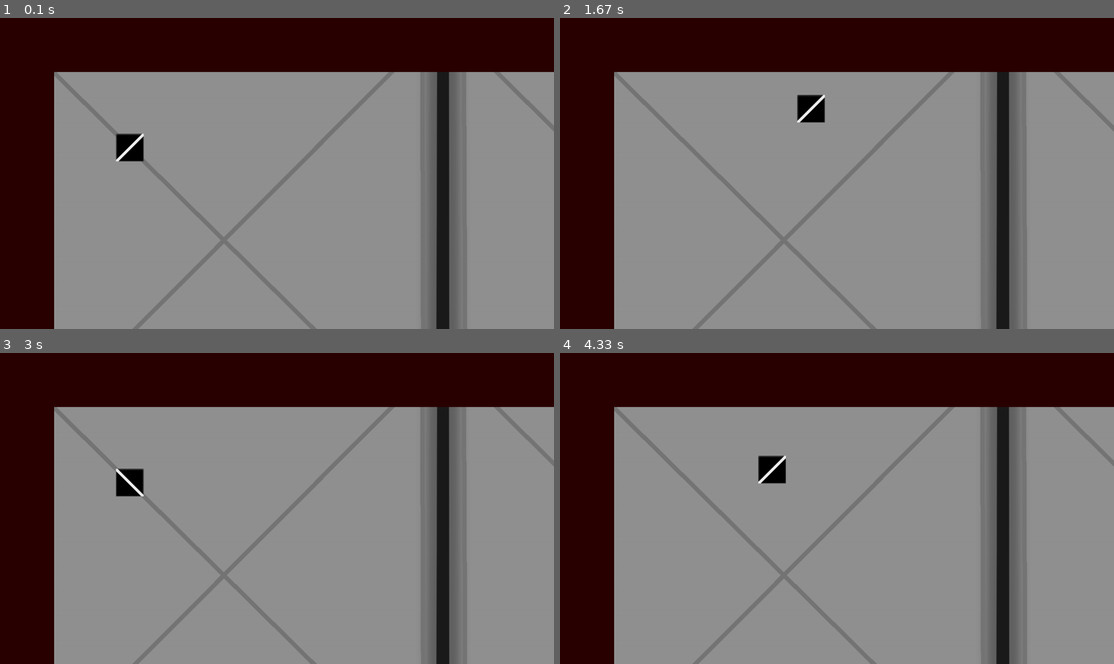
Above: before the commit, frames 1-4 (two rows, left to right).
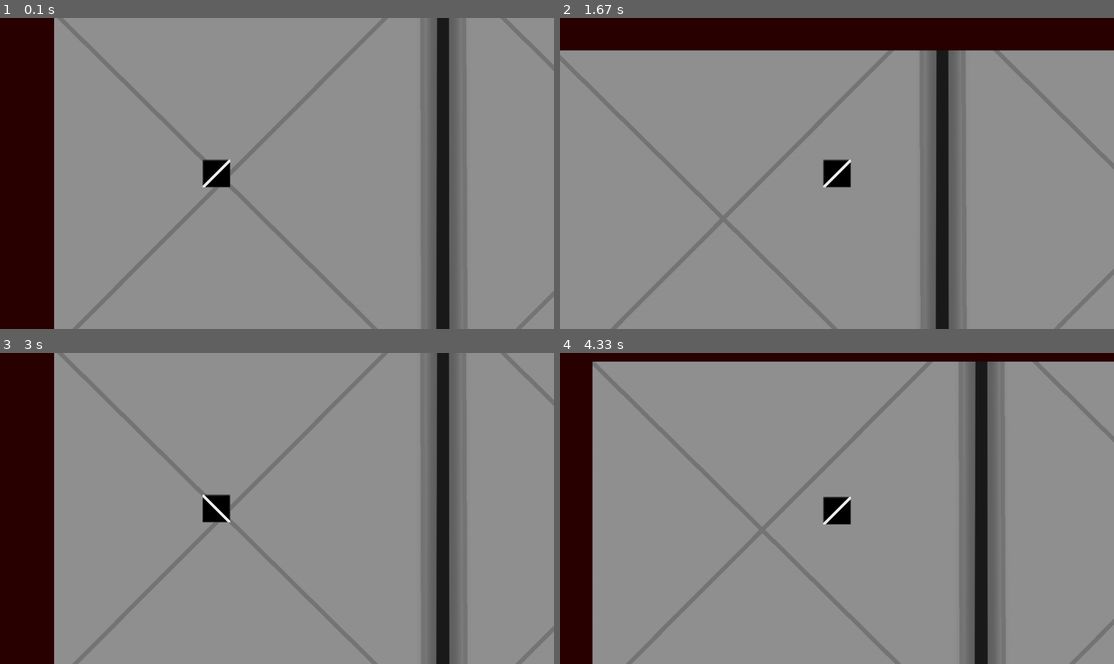
Above: after the commit, the same moments.

Repository: Brain4ess/VampyGame
Game: pygame game, started from main.py
Two runs of this game, one before a commit and one after it. Both use one fixed random seed, a clock stepped at 60 frames per second and the inputs below.
Inputs:
- Up to frame 1 (0.1 s): no input
- Up to frame 2 (1.67 s): hold D 0.33-0.8 s; hold W 0.83-1.13 s; hold D 1.17-1.63 s
- Up to frame 3 (3 s): hold A 1.67-2.2 s; hold S 2.23-2.53 s; hold A 2.57-2.97 s
- Up to frame 4 (4.33 s): hold W 3-3.37 s; hold D 3.4-4.03 s; hold S from 4.07 s (still down)

The runs differ from the first frame. In frame 1, 20% of the frame differs, in the area x 9-100%, y 0-100%; in frame 2, 32%, in the area x 0-100%, y 10-100%; in frame 3, 20%; in frame 4, 30%.

Commit message:
Make the border for player

Diff:
--- a/classes/classCamera.py
+++ b/classes/classCamera.py
@@ -12,15 +12,15 @@
     # def apply(self, entity: pg.Surface):
     #     return entity.get_rect().move(self.camera.topleft)
 
-    def draw(self, surface: pg.Surface, group):
-        for sprite in group:
-            surface.blit(sprite.image, self.apply(sprite))
+    # def draw(self, surface: pg.Surface, group):
+    #     for sprite in group:
+    #         surface.blit(sprite.image, self.apply(sprite))
 
     def getoffset(self):
         return pg.math.Vector2(self.camera.topleft[0], self.camera.topleft[1])
 
-    def getabsoffset(self, target: Character):
-        return pg.math.Vector2(target.rect.centerx - self.screen.get_width() / 2, target.rect.centery - self.screen.get_height() / 2)
+    # def getabsoffset(self, target: Character):
+    #     return pg.math.Vector2(target.rect.centerx - self.screen.get_width() / 2, target.rect.centery - self.screen.get_height() / 2)
 
     def update(self, target: Character):
         """
--- a/classes/classCharacter.py
+++ b/classes/classCharacter.py
@@ -6,13 +6,14 @@
 
 class Character(Sprite):
 
-    def __init__(self, screen: pg.Surface = None, speed: int = 0):
+    def __init__(self, bg, screen: pg.Surface = None, speed: int = 0):
         super().__init__()
         self.screen = screen
         self.speed = speed
         self.curspeed = self.speed
         self.size = (64, 64)
         self.side = 'right'
+        self.bg = bg
         self.__post_init__()
 
     def __post_init__(self):
@@ -56,5 +57,9 @@
             self.screen.blit(self.sprHeroLeft[0], offset_pos)
 
     def update(self, offset: pg.math.Vector2 = (0, 0)):
+        # When the player reaches the threshold value we stop moving in the direction the player has reached the end of a background
+        self.rect.x = max(-self.bg.spawnpoint[0], min(self.bg.width - self.size[0] - self.bg.spawnpoint[0], self.rect.centerx - (self.size[0] / 2)))
+        self.rect.y = max(-self.bg.spawnpoint[1], min(self.bg.height - self.size[1] - self.bg.spawnpoint[1], self.rect.centery - (self.size[1] / 2)))
+
         self.eventKey()
         self.direction(offset)
--- a/classes/classGame.py
+++ b/classes/classGame.py
@@ -14,6 +14,8 @@
         self.cfg = 'data/config.ini'
         config = cfgp.ConfigParser()
         config.read(self.cfg)
+
+
         try:
             self.screen = pg.display.set_mode((config.getint('Settings', 'Width'), config.getint('Settings', 'Height')))
             self.fps = config.getint('Settings', 'fps')
@@ -22,12 +24,12 @@
             self.fps = 60
             self.screen = pg.display.set_mode(GameScreen.size)
 
-        self.bg = BG(self.imageBG, self.screen, spawnpoint=(300, 300))
+
+        self.bg = BG(self.imageBG, self.screen, spawnpoint=(500, 500))
         self.run = True
         self.camera = Camera(self.screen, self.bg.width, self.bg.height, self.bg)
-        self.player = Character(self.screen, 5)
+        self.player = Character(self.bg, self.screen, 5)
         self.clock = pg.time.Clock()
-
 
 
     def eventGame(self):
@@ -37,14 +39,12 @@
 
     def runGame(self):
         while self.run:
-
             self.eventGame()
 
-            # offsetbg = self.bg.get_rect().topleft - self.camera.getoffset()
-            # self.screen.blit(self.bg, offsetbg)
             self.bg.blitBG(self.camera.getoffset())
 
             self.player.update(self.camera.getoffset())
             self.camera.update(self.player)
+
             pg.display.update()
             self.clock.tick(self.fps)
